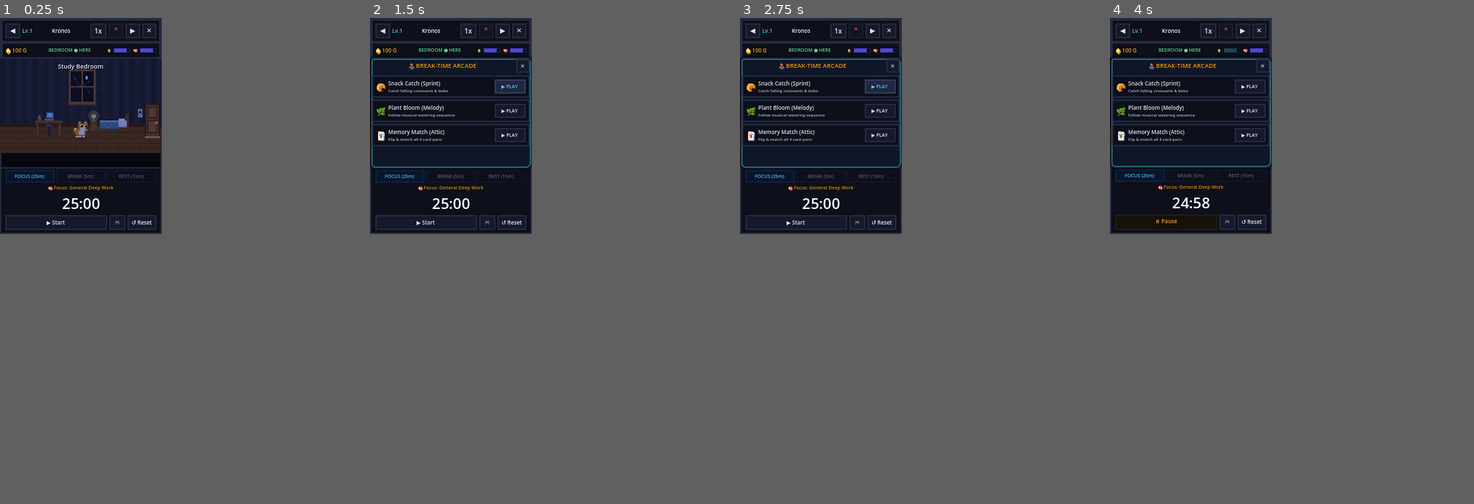
Above: before the commit, frames 1-4 (left to right).
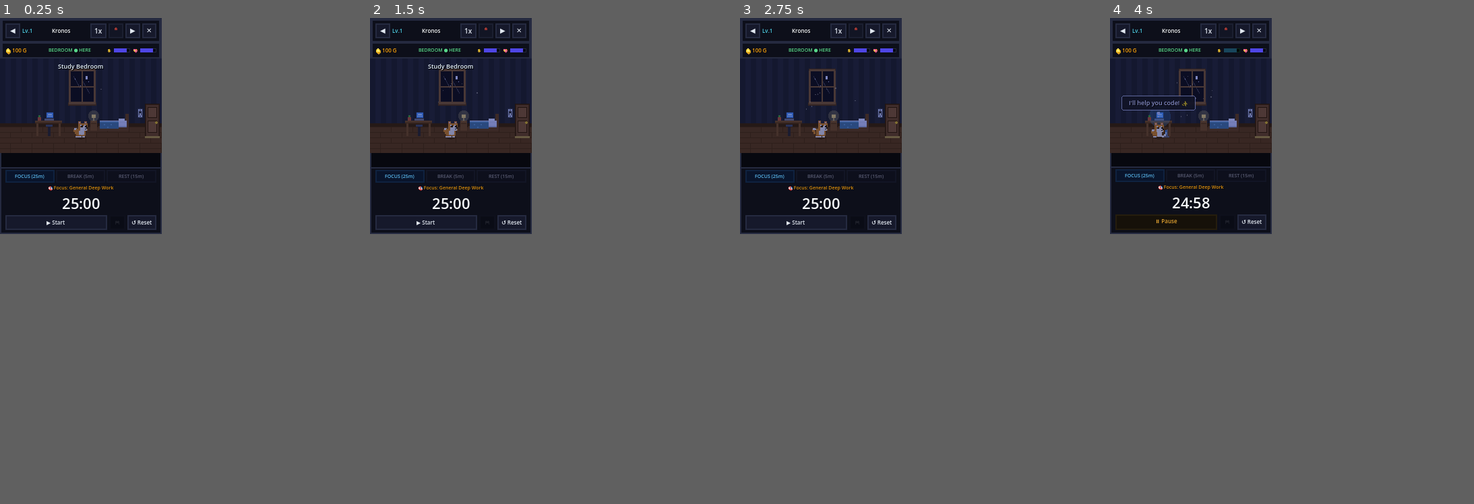
Above: after the commit, the same moments.

Repository: Unlighted01/Kronos
Game: Godot game, scene res://scenes/main/MainWorkspace.tscn
Two runs of this game, one before a commit and one after it. Both use one fixed random seed, a clock stepped at 60 frames per second and the inputs below.
Inputs (mouse positions are in pixels of both pictures, inside the frame that each line leads up to):
- Up to frame 1 (0.25 s): no input
- Up to frame 2 (1.5 s): click (486, 222) at 0.5 s, where only the run before the commit has a clickable "🎮"; click (511, 86) at 1.25 s, where only the run before the commit has a clickable "▶ PLAY"
- Up to frame 3 (2.75 s): click (881, 86) at 2 s, where only the run before the commit has a clickable "▶ PLAY"
- Up to frame 4 (4 s): click "▶ Start" at 2.75 s; drag from (1262, 120) to (1171, 129) at 3.52 s

The runs differ from the first frame. In frame 1, less than 0.1% of the frame differs, in the area x 30-35%, y 40-44%; in frame 2, 5.3%, in the area x 0-45%, y 8-44%; in frame 3, 5.2%; in frame 4, 5.2%.

Commit message:
fix: Restrict minigames to Break-Time only and enhance input hitboxes

Diff:
--- a/kronos-godot/scenes/main/WindowController.gd
+++ b/kronos-godot/scenes/main/WindowController.gd
@@ -170,6 +170,7 @@
 		if timer_label:
 			timer_label.text = TimerEngine.get_formatted_time()
 		_update_phase_tab_styles(TimerEngine.get_phase_string())
+		_update_minigame_button_state()
 
 	if pin_btn:
 		pin_btn.modulate = Color(1.0, 0.84, 0.0, 1.0) if is_pinned else Color(1.0, 1.0, 1.0, 0.6)
@@ -413,6 +414,7 @@
 func _on_phase_changed(new_phase: String, _duration: float) -> void:
 	_update_phase_tab_styles(new_phase)
 	_update_play_pause_button_text()
+	_update_minigame_button_state()
 
 func _update_phase_tab_styles(current_phase_name: String) -> void:
 	if work_tab_btn:
@@ -421,6 +423,24 @@
 		short_break_tab_btn.modulate = Color(0.4, 1.0, 0.6, 1.0) if current_phase_name == "short_break" else Color(0.6, 0.6, 0.7, 0.6)
 	if long_break_tab_btn:
 		long_break_tab_btn.modulate = Color(1.0, 0.8, 0.3, 1.0) if current_phase_name == "long_break" else Color(0.6, 0.6, 0.7, 0.6)
+
+func _update_minigame_button_state() -> void:
+	if not minigame_btn or not TimerEngine:
+		return
+	var is_break: bool = (TimerEngine.current_phase == TimerEngine.TimerPhase.SHORT_BREAK or TimerEngine.current_phase == TimerEngine.TimerPhase.LONG_BREAK)
+
+	minigame_btn.disabled = not is_break
+	if is_break:
+		minigame_btn.modulate = Color(1.0, 0.85, 0.2, 1.0)
+		minigame_btn.tooltip_text = "🎮 Break Time! Play Arcade Minigames"
+	else:
+		minigame_btn.modulate = Color(0.6, 0.6, 0.7, 0.35)
+		minigame_btn.tooltip_text = "☕ Minigames unlock during Break Time!"
+
+		if pet_slot:
+			for m_name in ["MinigameHub", "SnackCatchGame", "PlantBloomGame", "MemoryMatchGame"]:
+				if pet_slot.has_node(m_name):
+					pet_slot.get_node(m_name).queue_free()
 
 func _update_play_pause_button_text() -> void:
 	if not play_pause_btn or not TimerEngine:
@@ -443,6 +463,7 @@
 
 func _on_timer_state_changed(_is_running: bool, _is_paused: bool) -> void:
 	_update_play_pause_button_text()
+	_update_minigame_button_state()
 
 func _on_coins_changed(new_balance: int, _delta: int, _reason: String) -> void:
 	if coins_label:
@@ -475,6 +496,12 @@
 		pin_btn.text = "📌" if is_pinned else "📍"
 
 func _on_minigame_pressed() -> void:
+	if not TimerEngine:
+		return
+	var is_break: bool = (TimerEngine.current_phase == TimerEngine.TimerPhase.SHORT_BREAK or TimerEngine.current_phase == TimerEngine.TimerPhase.LONG_BREAK)
+	if not is_break:
+		return
+
 	if not pet_slot:
 		return
 	# If any minigame modal is open, close it
@@ -487,4 +514,6 @@
 	if scene:
 		var hub_instance: Control = scene.instantiate()
 		hub_instance.name = "MinigameHub"
+		hub_instance.custom_minimum_size = Vector2(236, 140)
+		hub_instance.set_anchors_and_offsets_preset(Control.PRESET_FULL_RECT)
 		pet_slot.add_child(hub_instance)
--- a/kronos-godot/scenes/minigames/MemoryMatchGame.gd
+++ b/kronos-godot/scenes/minigames/MemoryMatchGame.gd
@@ -59,6 +59,10 @@
 # ⚙️ LIFECYCLE
 # ==============================================================================
 func _ready() -> void:
+	custom_minimum_size = Vector2(236, 140)
+	mouse_filter = MOUSE_FILTER_STOP
+	set_anchors_and_offsets_preset(Control.PRESET_FULL_RECT)
+
 	if close_btn:
 		close_btn.pressed.connect(_on_exit_pressed)
 	if replay_btn:
@@ -135,6 +139,17 @@
 			_particles.remove_at(i)
 
 	queue_redraw()
+
+func _unhandled_input(event: InputEvent) -> void:
+	if not is_playing or is_game_over or _lock_input:
+		return
+
+	if event is InputEventMouseButton and event.pressed and event.button_index == MOUSE_BUTTON_LEFT:
+		var local_pos: Vector2 = get_local_mouse_position()
+		var clicked_idx: int = _get_card_at_pos(local_pos)
+		if clicked_idx >= 0:
+			_on_card_clicked(clicked_idx)
+			get_viewport().set_input_as_handled()
 
 func _gui_input(event: InputEvent) -> void:
 	if not is_playing or is_game_over or _lock_input:
--- a/kronos-godot/scenes/minigames/MinigameHub.gd
+++ b/kronos-godot/scenes/minigames/MinigameHub.gd
@@ -34,6 +34,8 @@
 	var scene = load(scene_path)
 	if scene:
 		var game_instance: Control = scene.instantiate()
+		game_instance.custom_minimum_size = Vector2(236, 140)
+		game_instance.set_anchors_and_offsets_preset(Control.PRESET_FULL_RECT)
 		var p = get_parent()
 		if p:
 			p.add_child(game_instance)
--- a/kronos-godot/scenes/minigames/PlantBloomGame.gd
+++ b/kronos-godot/scenes/minigames/PlantBloomGame.gd
@@ -56,6 +56,10 @@
 # ⚙️ LIFECYCLE
 # ==============================================================================
 func _ready() -> void:
+	custom_minimum_size = Vector2(236, 140)
+	mouse_filter = MOUSE_FILTER_STOP
+	set_anchors_and_offsets_preset(Control.PRESET_FULL_RECT)
+
 	if close_btn:
 		close_btn.pressed.connect(_on_exit_pressed)
 	if replay_btn:
@@ -96,7 +100,7 @@
 
 	current_state = GameState.PLAYING_SEQUENCE
 	_seq_index = 0
-	_anim_timer = 0.6 # Brief pause before playing notes
+	_anim_timer = 0.6
 	queue_redraw()
 
 func _process(delta: float) -> void:
@@ -141,6 +145,24 @@
 
 	queue_redraw()
 
+func _unhandled_input(event: InputEvent) -> void:
+	if current_state != GameState.PLAYER_INPUT:
+		return
+
+	if event is InputEventKey and event.pressed:
+		match event.keycode:
+			KEY_1: _on_player_pot_clicked(0)
+			KEY_2: _on_player_pot_clicked(1)
+			KEY_3: _on_player_pot_clicked(2)
+			KEY_4: _on_player_pot_clicked(3)
+
+	elif event is InputEventMouseButton and event.pressed and event.button_index == MOUSE_BUTTON_LEFT:
+		var local_pos: Vector2 = get_local_mouse_position()
+		var clicked_pot: int = _get_pot_at_pos(local_pos)
+		if clicked_pot >= 0:
+			_on_player_pot_clicked(clicked_pot)
+			get_viewport().set_input_as_handled()
+
 func _gui_input(event: InputEvent) -> void:
 	if current_state != GameState.PLAYER_INPUT:
 		return
@@ -157,8 +179,8 @@
 	var start_x: float = 24.0
 	var pot_w: float = 44.0
 	var pot_gap: float = 6.0
-	var pot_y: float = 78.0
-	var pot_h: float = 46.0
+	var pot_y: float = 50.0
+	var pot_h: float = 75.0
 
 	for i in range(4):
 		var px: float = start_x + i * (pot_w + pot_gap)
--- a/kronos-godot/scenes/minigames/SnackCatchGame.gd
+++ b/kronos-godot/scenes/minigames/SnackCatchGame.gd
@@ -53,6 +53,10 @@
 # ⚙️ LIFECYCLE
 # ==============================================================================
 func _ready() -> void:
+	custom_minimum_size = Vector2(236, 140)
+	mouse_filter = MOUSE_FILTER_STOP
+	set_anchors_and_offsets_preset(Control.PRESET_FULL_RECT)
+
 	if close_btn:
 		close_btn.pressed.connect(_on_exit_pressed)
 	if replay_btn:
